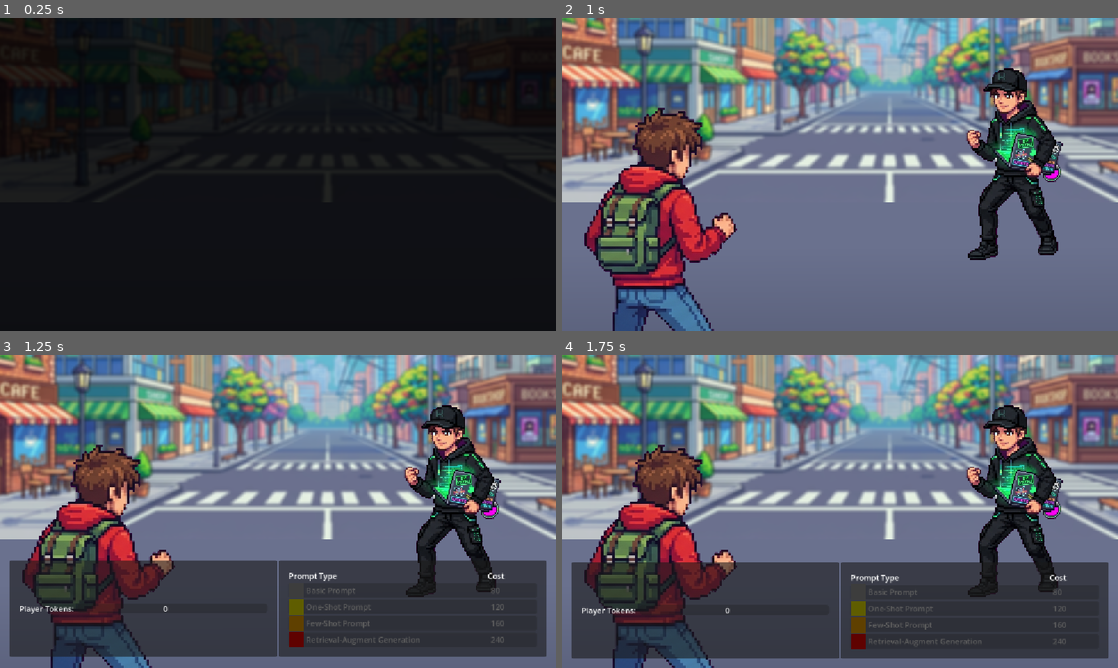
Above: before the commit, frames 1-4 (two rows, left to right).
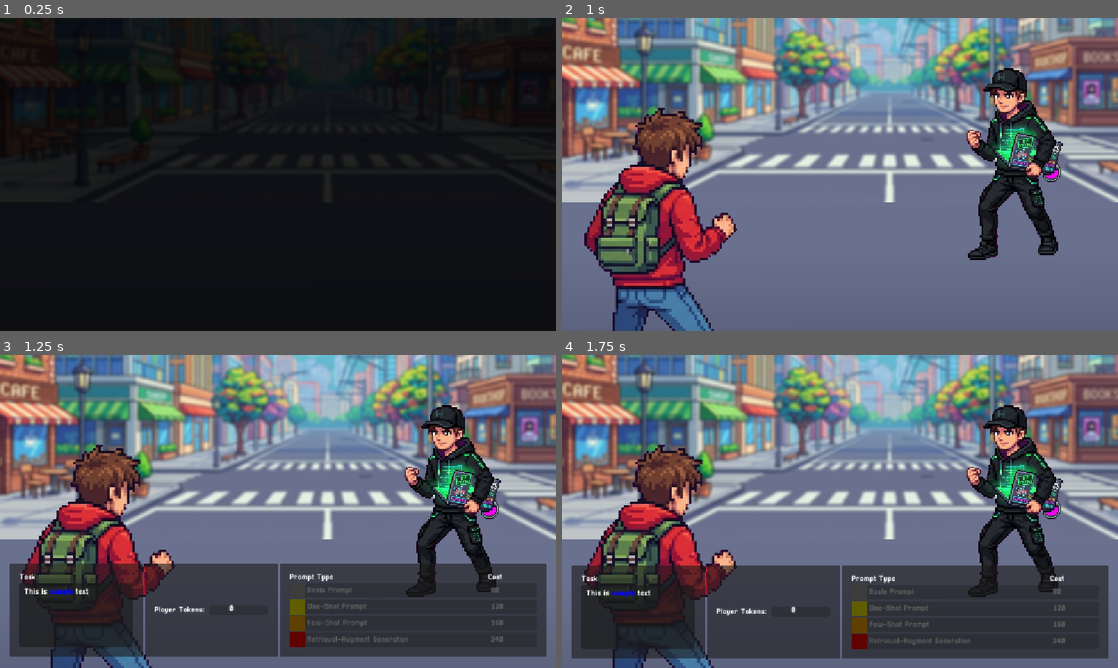
Above: after the commit, the same moments.

Repository: joshuaclarkuk/prompt-master
Game: Godot game, scene res://Scenes/Battle/battle_screen.tscn
Same seed, same stepped clock (60 frames per second), same inputs: the game is played once before the commit and once after it.
Inputs:
- Up to frame 1 (0.25 s): no input
- Up to frame 2 (1 s): no input
- Up to frame 3 (1.25 s): no input
- Up to frame 4 (1.75 s): no input

Frames 1-2 are identical in both runs. In frame 3, 4.2% of the frame differs, in the area x 1-99%, y 65-97%; in frame 4, 4.1%.

Commit message:
Started work on Task Panel. Need to figure out how to create resources for tasks that will influence the task text

Diff:
--- a/Scenes/Battle/battle_interface.tscn
+++ b/Scenes/Battle/battle_interface.tscn
@@ -30,6 +30,35 @@
 [node name="ActionPanel" type="HBoxContainer" parent="MarginContainer" unique_id=1989509924]
 layout_mode = 2
 size_flags_vertical = 8
+
+[node name="TaskPanel" type="PanelContainer" parent="MarginContainer/ActionPanel" unique_id=1608199053]
+layout_mode = 2
+size_flags_horizontal = 3
+
+[node name="MarginContainer" type="MarginContainer" parent="MarginContainer/ActionPanel/TaskPanel" unique_id=505680388]
+layout_mode = 2
+
+[node name="VBoxContainer" type="VBoxContainer" parent="MarginContainer/ActionPanel/TaskPanel/MarginContainer" unique_id=757651992]
+layout_mode = 2
+
+[node name="TaskTitle" type="Label" parent="MarginContainer/ActionPanel/TaskPanel/MarginContainer/VBoxContainer" unique_id=552701316]
+layout_mode = 2
+text = "Task"
+
+[node name="TaskTextPanel" type="Panel" parent="MarginContainer/ActionPanel/TaskPanel/MarginContainer/VBoxContainer" unique_id=214376757]
+layout_mode = 2
+size_flags_vertical = 3
+
+[node name="TaskText" type="RichTextLabel" parent="MarginContainer/ActionPanel/TaskPanel/MarginContainer/VBoxContainer/TaskTextPanel" unique_id=1999385078]
+layout_mode = 0
+offset_left = 10.0
+offset_top = 10.0
+offset_right = 318.0
+offset_bottom = 122.0
+grow_horizontal = 2
+grow_vertical = 2
+bbcode_enabled = true
+text = "This is [color=blue]sample[/color] text"
 
 [node name="TokenPanel" type="PanelContainer" parent="MarginContainer/ActionPanel" unique_id=397387164]
 layout_mode = 2
@@ -71,6 +100,7 @@
 [node name="AttackPanel" type="PanelContainer" parent="MarginContainer/ActionPanel" unique_id=2099326842]
 layout_mode = 2
 size_flags_horizontal = 3
+size_flags_stretch_ratio = 2.0
 
 [node name="MarginContainer" type="MarginContainer" parent="MarginContainer/ActionPanel/AttackPanel" unique_id=138107159]
 layout_mode = 2
--- a/Themes/battle_screen_theme.tres
+++ b/Themes/battle_screen_theme.tres
@@ -1,6 +1,9 @@
 [gd_resource type="Theme" format=3 uid="uid://byn6gak6e0bgk"]
 
+[ext_resource type="FontFile" uid="uid://caiblodym1lgt" path="res://Assets/Fonts/pixellari/Pixellari.ttf" id="1_arij2"]
+
 [resource]
+default_font = ExtResource("1_arij2")
 MarginContainer/constants/margin_bottom = 20
 MarginContainer/constants/margin_left = 20
 MarginContainer/constants/margin_right = 20
Binary file added: Assets/Fonts/pixellari/Pixellari.ttf
Not shown, added: Assets/Fonts/pixellari/Pixellari.ttf.import
